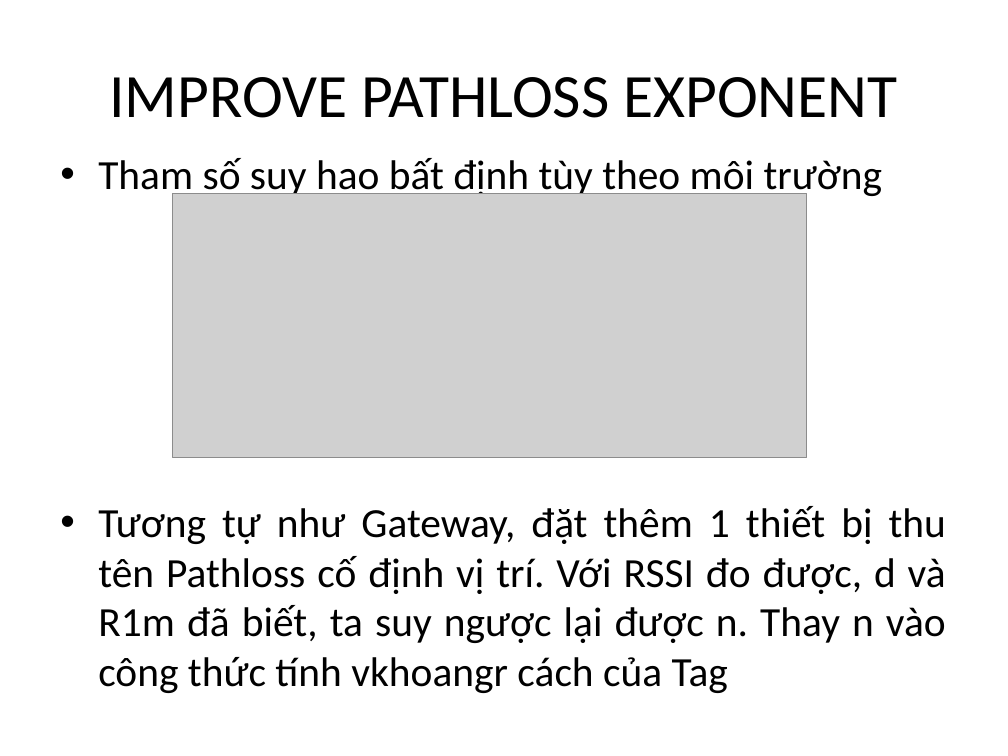
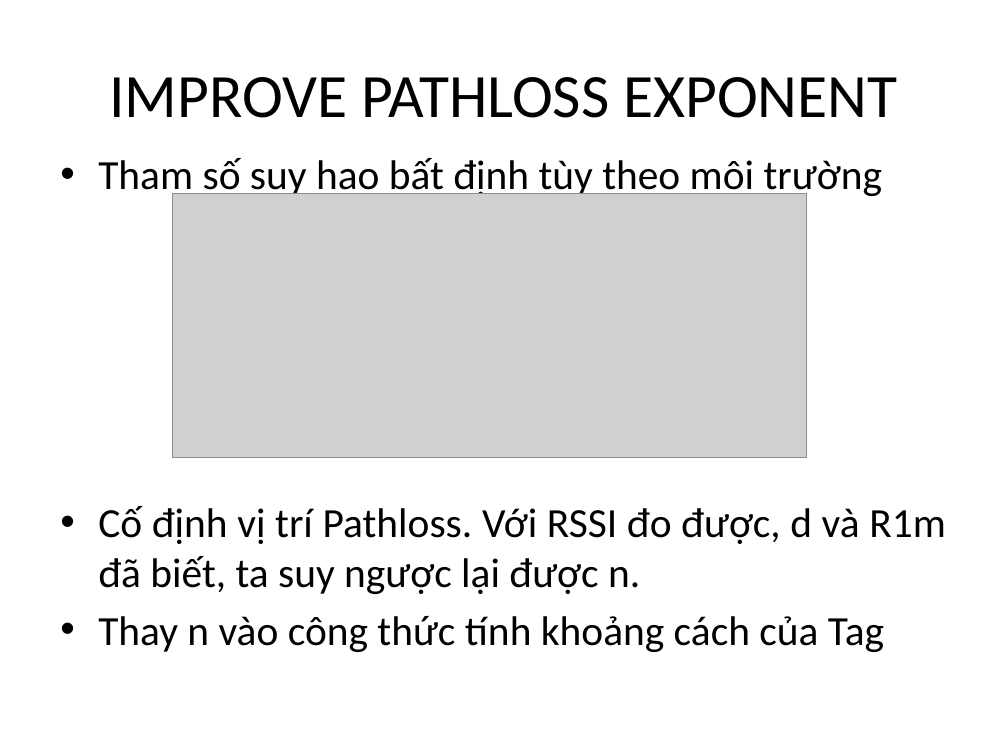
Before and after one commit to letruongthanh3698/BLE_matlab, a slide deck: slide 14 of report/Timeline.Report.pptx (slide 12 before the commit). Drawn at 1008x756 pixels with LibreOffice and Linux fonts; fonts in the diff are those of the drawing; grey boxes stand for pictures. Boxes give left, top, right and bottom in pixels: in the first picture for what was removed or moved away, otherwise in the second. Text is boxed around its words. In the diff, an @@ line names an element or a change of style, - is before the commit and + after.

```diff
--- a/report/Timeline.Report.pptx
+++ b/report/Timeline.Report.pptx
@@ text at box(98, 506, 946, 652): text changed @@
-• Tương tự như Gateway, đặt thêm 1 thiết bị thu tên Pathloss cố định vị trí. Với RSSI đo được, d và R1m đã biết, ta suy ngược lại được n. Thay n vào công thức tính vkhoangr cách của Tag
+• Cố định vị trí Pathloss. Với RSSI đo được, d và R1m đã biết, ta suy ngược lại được n.
+• Thay n vào công thức tính khoảng cách của Tag
```
Also in this commit, not shown: 8 other slides changed, 2 slides added, 10 slides removed, 18 other files.
